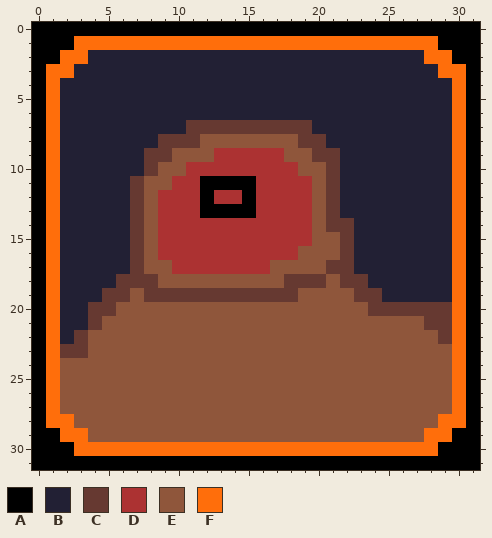
Pixel-art file, stored at src/sprite sheets/skillTree/SkillTreeIcons/fire skills/fireresistance icon.aseprite. That is the earlier state.
32x32 pixels, 1 frame.
Palette (. is transparent): A #000000  B #222034  C #663931  D #ac3232  E #8f563b  F #ff6e0b
Once edited:
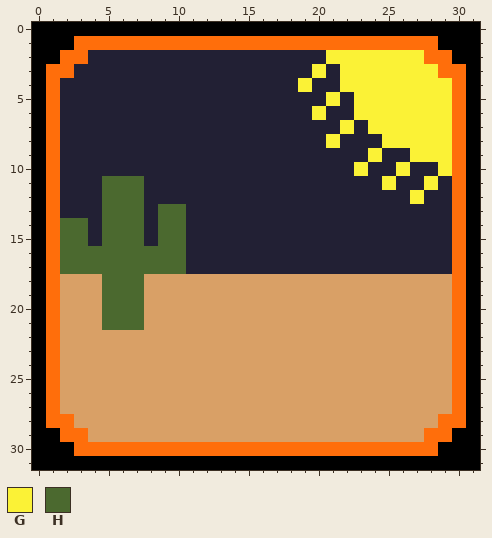
Colours new in this view: G #fbf236  H #4b692f
Edits made:
colour E: #8f563b -> #d9a066
Changed rows in their new state; - is a pixel that keeps its letter.
Layer "Volcano":
first column x 2:
 2 -------------------GGGGGGG--
 3 ------------------G-GGGGGGG-
 4 -----------------G--GGGGGGGG
 5 -------------------G-GGGGGGG
 6 ------------------G--GGGGGGG
 7 ---------BBBBBBBBB--G-GGGGGG
 8 -------BBBBBBBBBBBBG---GGGGG
 9 ------BBBBBBBBBBBBBB--G--GGG
10 ------BBBBBBBBBBBBBB-G--G--G
11 ---HHHBBBBBBBBBBBBBB---G--G-
12 ---HHHBBBBBBBBBBBBBB-----G--
13 ---HHHBHHBBBBBBBBBBB--------
14 HH-HHHBHHBBBBBBBBBBBB-------
15 HH-HHHBHHBBBBBBBBBBBB-------
16 HHHHHHHHHBBBBBBBBBBBB-------
17 HHHHHHHHHBBBBBBBBBBBB-------
18 EEEHHHE---------EEE-EEEEEEEE
19 EEEHHHEEEEEEEEEEE----EEEEEEE
20 EEEHHH----------------EEEEEE
21 EEEHHH--------------------EE
22 EE-------------------------E
23 EE--------------------------
Boxes around the changes in both pictures, in picture pixels (x1, y1, x2, y2):
changed: (60, 50, 452, 442)
